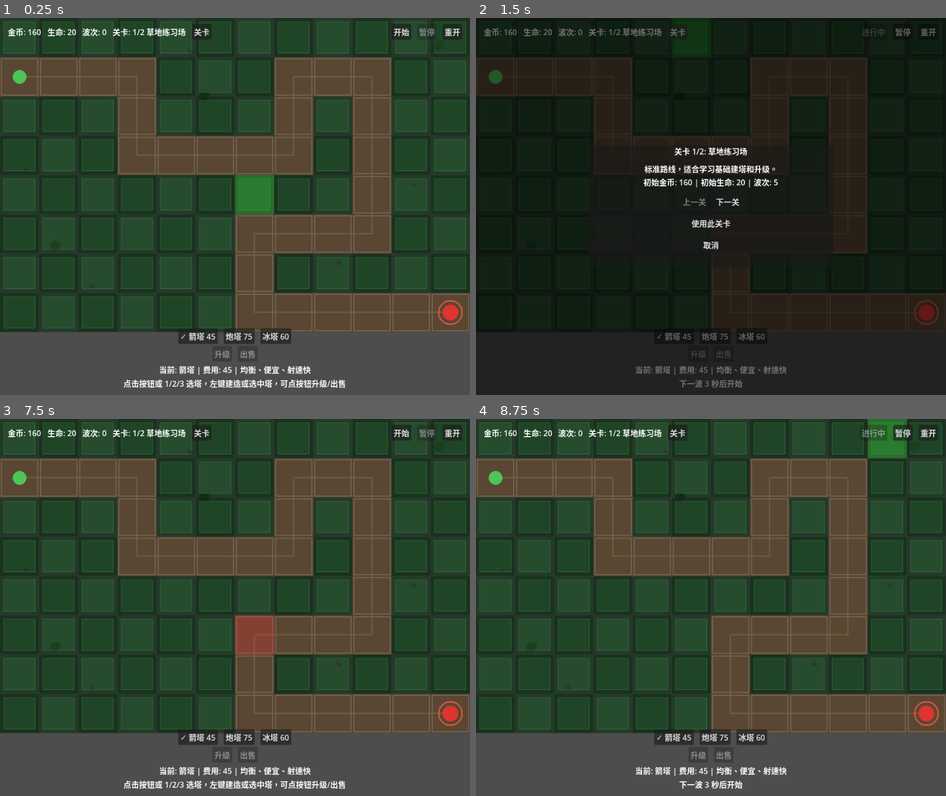
Above: before the commit, frames 1-4 (two rows, left to right).
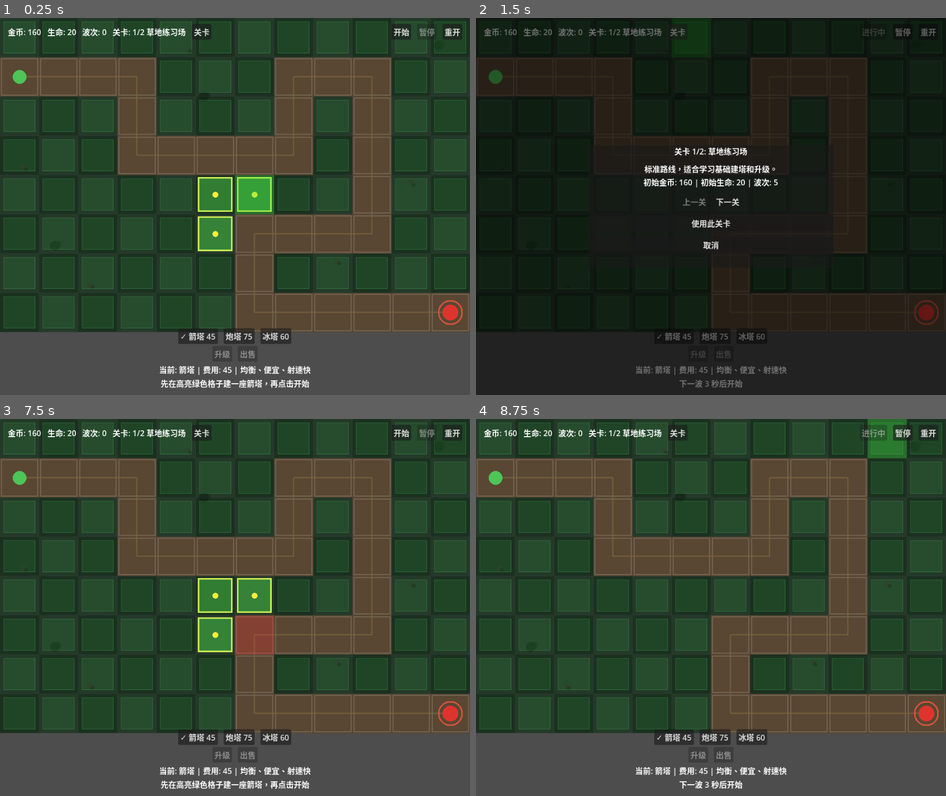
Above: after the commit, the same moments.

Repository: liang04/TowerDefense
Game: Godot game, scene res://scenes/main.tscn
The game is run twice, just before and just after one commit, with the same random seed, the same clock (stepped at 60 frames per second) and the same inputs.
Inputs:
- Up to frame 1 (0.25 s): no input
- Up to frame 2 (1.5 s): click "开始" at 0.5 s; click "关卡" at 1.25 s
- Up to frame 3 (7.5 s): click "暂停" at 2 s; click "重开" at 2.75 s; click "✓ 箭塔 45" at 3.5 s; click "炮塔 75" at 4.25 s; click "冰塔 60" at 5 s; click "下一关" at 5.75 s; click "上一关" at 6.5 s; click "使用此关卡" at 7.25 s
- Up to frame 4 (8.75 s): click "开始" at 8 s

The runs differ from the first frame. In frame 1, 2.8% of the frame differs, in the area x 26-74%, y 42-99%; in frame 2, nothing differs; in frame 3, 2.8%; in frame 4, nothing differs.

Commit message:
Add beginner placement guidance

Diff:
--- a/scripts/main.gd
+++ b/scripts/main.gd
@@ -19,6 +19,9 @@
 var _game_started: bool = false
 var _selected_tower: Node = null
 var _selected_cell: Vector2i = Vector2i(-1, -1)
+var _tutorial_active: bool = true
+var _tutorial_first_tower_built: bool = false
+var _recommended_cells: Array[Vector2i] = []
 
 ## ---- 生命周期 ----
 func _ready() -> void:
@@ -28,11 +31,50 @@
 	GameManager.game_over.connect(_on_game_over)
 	GameManager.life_lost.connect(_on_life_lost)
 	wave_spawner.connect("all_waves_completed", _on_all_waves_completed)
+	_init_tutorial()
 	queue_redraw()
 
 func _set_gameplay_nodes_pausable() -> void:
 	for node in [towers_container, enemies_container, projectiles_container, effects_container, wave_spawner]:
 		node.process_mode = Node.PROCESS_MODE_PAUSABLE
+
+func _init_tutorial() -> void:
+	_tutorial_active = true
+	_tutorial_first_tower_built = false
+	_recommended_cells = _find_recommended_build_cells()
+	hud.call("show_message", "先在高亮绿色格子建一座箭塔，再点击开始", true)
+
+func _find_recommended_build_cells() -> Array[Vector2i]:
+	var result: Array[Vector2i] = []
+	var candidates: Array[Vector2i] = []
+	var seen: Dictionary = {}
+	var directions := [
+		Vector2i(1, 0),
+		Vector2i(-1, 0),
+		Vector2i(0, 1),
+		Vector2i(0, -1),
+	]
+
+	for path_cell in GameManager.path_cells.keys():
+		for direction in directions:
+			var cell: Vector2i = path_cell + direction
+			if cell in seen or not GameManager.can_place_tower(cell.x, cell.y):
+				continue
+			seen[cell] = true
+			candidates.append(cell)
+
+	var map_center := Vector2(GameManager.GRID_COLS - 1, GameManager.GRID_ROWS - 1) * 0.5
+	candidates.sort_custom(func(a: Vector2i, b: Vector2i) -> bool:
+		var distance_a := Vector2(a).distance_to(map_center)
+		var distance_b := Vector2(b).distance_to(map_center)
+		return distance_a < distance_b
+	)
+
+	for cell in candidates:
+		result.append(cell)
+		if result.size() >= 3:
+			break
+	return result
 
 func _process(_delta: float) -> void:
 	# 更新悬停格子
@@ -92,6 +134,7 @@
 		towers_container.add_child(tower)
 		GameManager.register_tower(col, row, tower)
 		_select_existing_tower(tower, Vector2i(col, row))
+		_on_tutorial_tower_built()
 		queue_redraw()
 	else:
 		hud.call("show_message", _get_place_error_message(col, row))
@@ -161,11 +204,13 @@
 func _start_game() -> void:
 	if _game_started or GameManager.is_game_over:
 		return
+	_tutorial_active = false
 	hud.call("hide_overlay")
 	_game_started = true
 	hud.call("set_start_wave_available", false)
 	hud.call("set_pause_button_paused", false)
 	wave_spawner.call("start_next_wave")
+	queue_redraw()
 
 func _restart_game() -> void:
 	get_tree().paused = false
@@ -182,9 +227,17 @@
 	_game_started = false
 	_selected_tower = null
 	_selected_cell = Vector2i(-1, -1)
+	_init_tutorial()
 	hud.call("hide_overlay")
 	hud.call("set_start_wave_available", true)
 	hud.call("set_pause_button_paused", false)
+	queue_redraw()
+
+func _on_tutorial_tower_built() -> void:
+	if not _tutorial_active or _tutorial_first_tower_built:
+		return
+	_tutorial_first_tower_built = true
+	hud.call("show_message", "很好。可以再补一座塔，或点击顶部“开始”迎战第一波", true)
 	queue_redraw()
 
 func _toggle_pause() -> void:
@@ -202,6 +255,7 @@
 func _draw() -> void:
 	_draw_background()
 	_draw_buildable_cells()
+	_draw_tutorial_recommendations()
 	_draw_grid()
 	_draw_path()
 	_draw_hover()
@@ -250,6 +304,25 @@
 			draw_rect(rect, buildable_color)
 			draw_rect(rect, Color(0.37, 0.85, 0.42, 0.28), false, 1.0)
 
+func _draw_tutorial_recommendations() -> void:
+	if not _tutorial_active or _tutorial_first_tower_built:
+		return
+
+	for cell in _recommended_cells:
+		if not GameManager.can_place_tower(cell.x, cell.y):
+			continue
+
+		var center := GameManager.grid_to_pixel(cell.x, cell.y)
+		var rect := Rect2(
+			cell.x * GameManager.CELL_SIZE + 6,
+			cell.y * GameManager.CELL_SIZE + 6,
+			GameManager.CELL_SIZE - 12,
+			GameManager.CELL_SIZE - 12
+		)
+		draw_rect(rect, Color(0.35, 1.0, 0.32, 0.3))
+		draw_rect(rect, Color(0.9, 1.0, 0.35, 0.9), false, 3.0)
+		draw_circle(center, 6.0, Color(1.0, 0.95, 0.25, 0.95))
+
 func _draw_grid() -> void:
 	# 绘制网格线
 	for col in range(GameManager.GRID_COLS + 1):
Not shown, changed: docs/game_design.md
